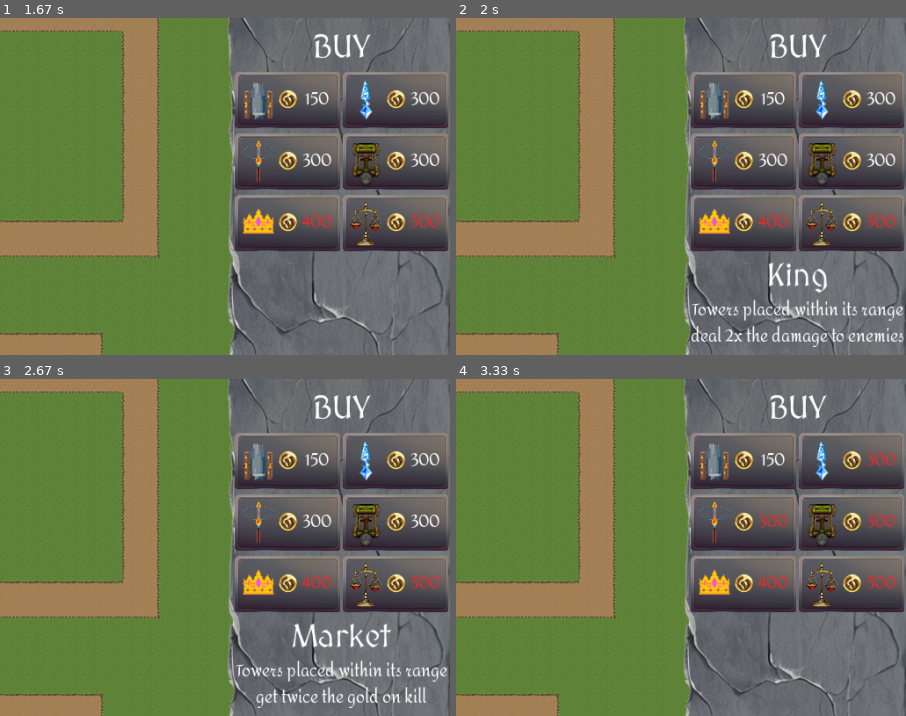
Above: before the commit, frames 1-4 (two rows, left to right).
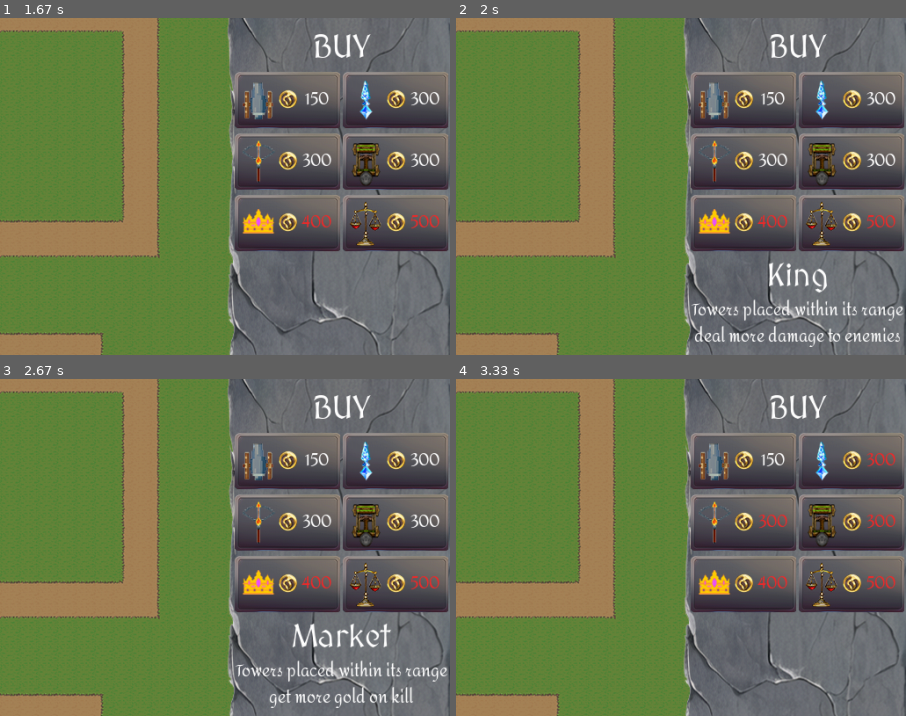
Above: after the commit, the same moments.

Repository: peter5454/PyGame
Game: pygame game, started from main.py
Two runs of this game, one before a commit and one after it. Both use one fixed random seed, a clock stepped at 60 frames per second and the inputs below.
Inputs (mouse positions are % of the whole screen's width and height, from its top left):
- Up to frame 1 (1.67 s): click (50, 50) at 0.38 s; click "300" at 0.72 s; click (19, 35) at 1.05 s; click "START ROUND" at 1.38 s
- Up to frame 2 (2 s): click "400" at 1.72 s
- Up to frame 3 (2.67 s): click (45, 76) at 2.05 s; click "500" at 2.38 s
- Up to frame 4 (3.33 s): click "100" at 2.72 s; click (12, 28) at 3.05 s
The pictures show only the part of the screen within x 50-100%, y 30-80%; the shares and areas given below are measured in that part.

Frame 1 is identical in both runs. In frame 2, 1.0% of the frame differs, in the area x 52-100%, y 91-98%; in frame 3, 0.8%; in frame 4, nothing differs.

Commit message:
updated text

Diff:
--- a/main.py
+++ b/main.py
@@ -424,7 +424,6 @@
   Buy_song.stop()
   Battle_song.stop()
   Loss_song.stop()
-
   run2 = True
   menu_bg = pg.transform.scale(menu_background,(1024,768))
   while run2:
@@ -764,7 +763,7 @@
       if king_button.Hovered():
         draw_text("King",alt_text_font,(255,255,255), 900,520, True)
         draw_text("Towers placed within its range",small_font,(255,255,255), 900,560, True)
-        draw_text("deal 2x the damage to enemies",small_font,(255,255,255), 900,590, True)
+        draw_text("deal more damage to enemies",small_font,(255,255,255), 900,590, True)
 
       if king_button.draw(screen):
         turret_equipped = TURRET_DATA.get("KING", None)
@@ -784,7 +783,7 @@
       if market_button.Hovered():
         draw_text("Market",alt_text_font,(255,255,255), 900,520, True)
         draw_text("Towers placed within its range",small_font,(255,255,255), 900,560, True)
-        draw_text("get twice the gold on kill",small_font,(255,255,255), 900,590, True)
+        draw_text("get more gold on kill",small_font,(255,255,255), 900,590, True)
 
       if market_button.draw(screen):
         turret_equipped = TURRET_DATA.get("MARKET", None)
@@ -937,7 +936,6 @@
     if paused == True:
 
       buttons_draw2()
-
 
       if placing_ability or selected_turret or placing_turrets:
         cancel_button.draw2(screen)
